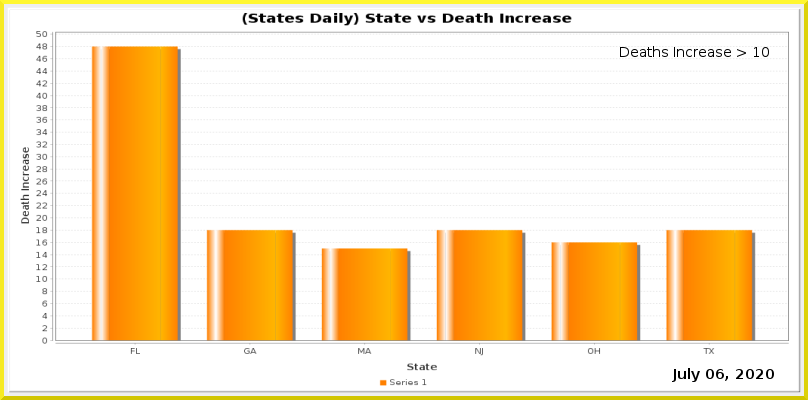
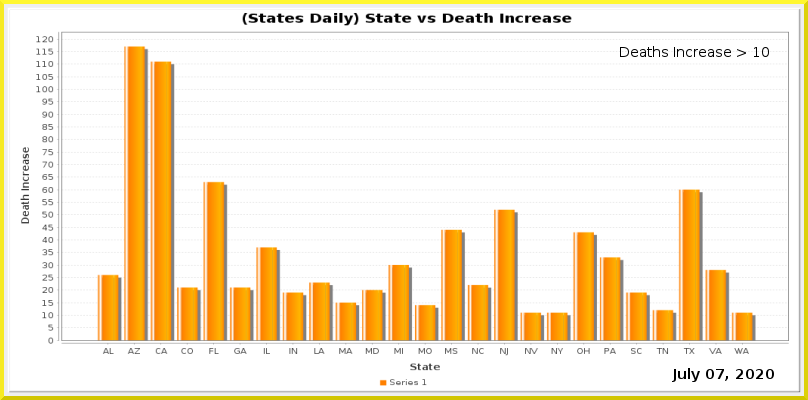
Comparing the layer stacks of the two w=808, h=400 images. Changes:
painted on "Current Date" over left=716, top=369, right=724, bottom=379
painted on "Date_vs_TestIncrease.png" over left=36, top=31, right=789, bottom=371
